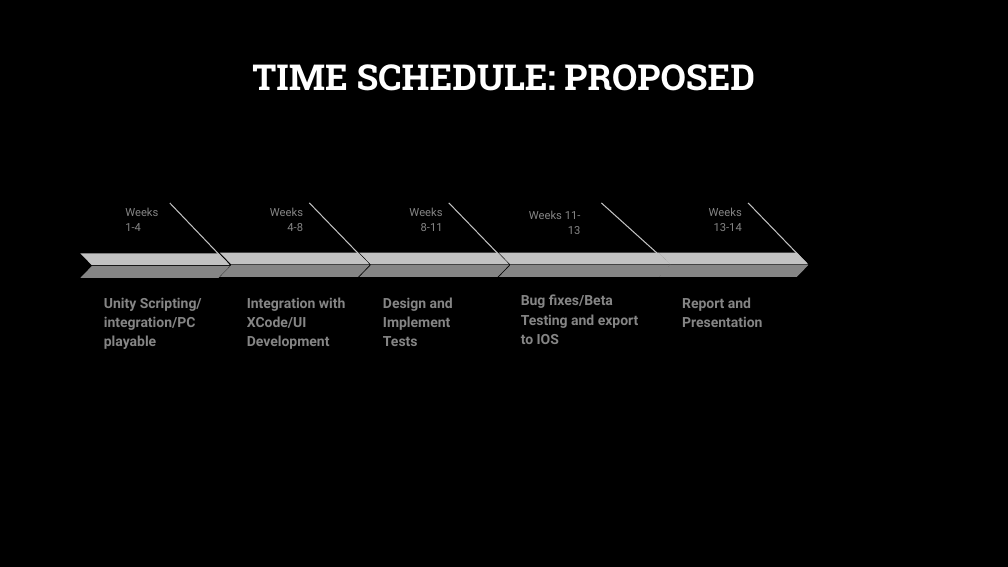
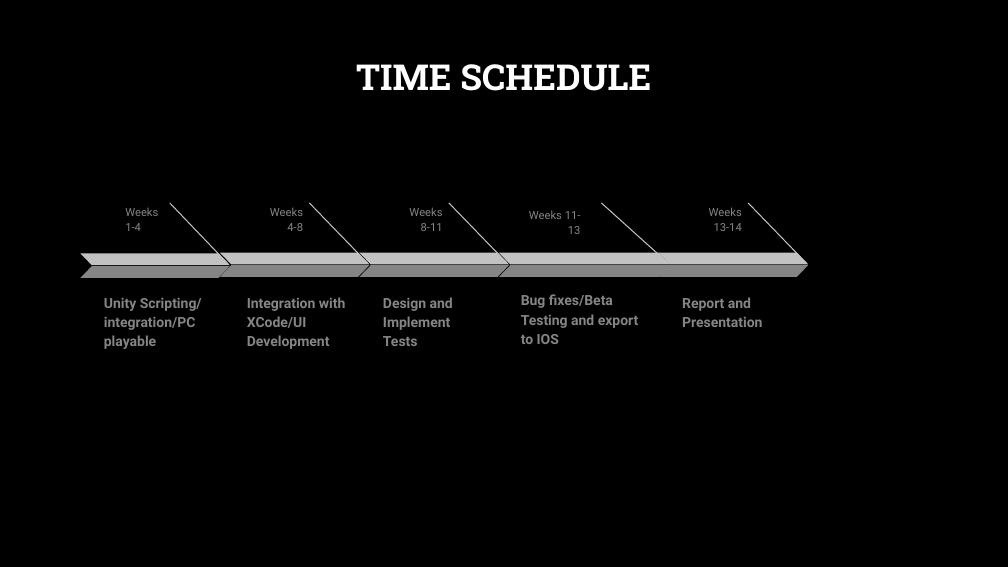
Before and after one commit to steveb1250/Devils_Grip_Proposal, a slide deck: slide 10 of CSC_520_Devils_Grip.pptx. Drawn at 1008x567 pixels with LibreOffice and Linux fonts; fonts in the diff are those of the drawing; background and template pictures are left out. Boxes give left, top, right and bottom in pixels: in the first picture for what was removed or moved away, otherwise in the second. Text is boxed around its words. In the diff, an @@ line names an element or a change of style, - is before the commit and + after.

```diff
--- a/CSC_520_Devils_Grip.pptx
+++ b/CSC_520_Devils_Grip.pptx
@@ title at (x1=356, y1=64, x2=651, y2=91): text changed @@
-TIME SCHEDULE: PROPOSED
+TIME SCHEDULE
```
Also in this commit, not shown: 1 other slide changed, 1 other file.
